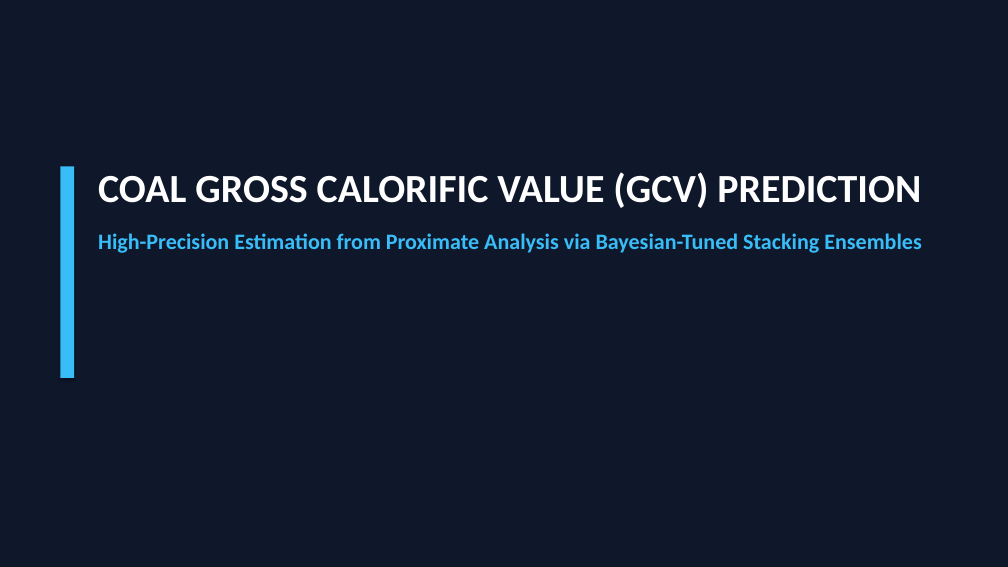
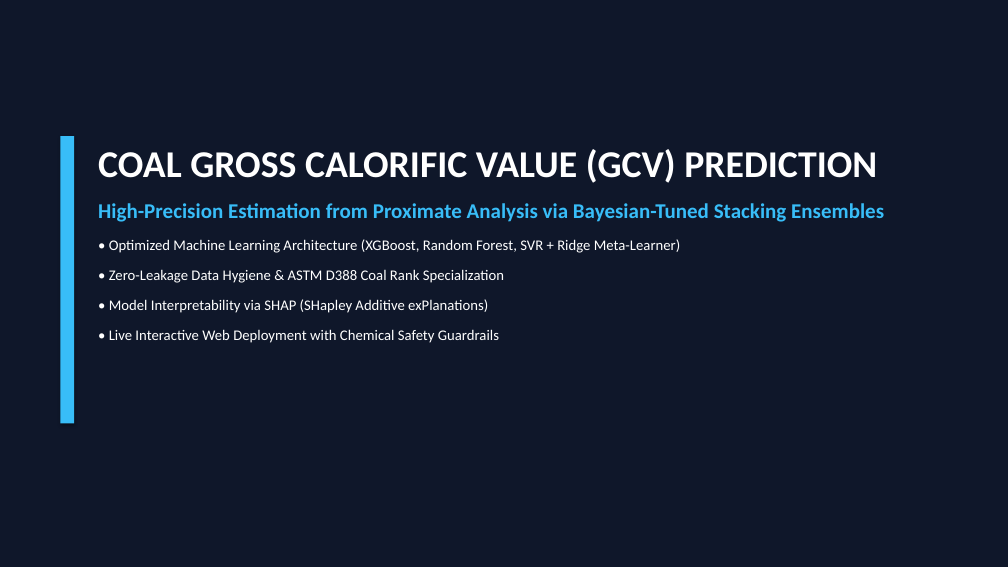
Before and after one commit to anurag-mitti/gcv_predictor, a slide deck: slide 1 of Coal_GCV_Prediction_Presentation.pptx. Drawn at 1008x567 pixels with LibreOffice and Linux fonts; fonts in the diff are those of the drawing. Boxes give left, top, right and bottom in pixels: in the first picture for what was removed or moved away, otherwise in the second. Text is boxed around its words. In the diff, an @@ line names an element or a change of style, - is before the commit and + after.

```diff
--- a/Coal_GCV_Prediction_Presentation.pptx
+++ b/Coal_GCV_Prediction_Presentation.pptx
@@ rectangle: place and size @@
-rectangle at box(60, 166, 74, 378)
+rectangle at box(60, 136, 74, 423)
@@ text "COAL GROSS CALORIFIC VALUE (GCV) ...": place and size @@
-text "COAL GROSS CALORIFIC VALUE (GCV) ..." at box(98, 172, 922, 253)
+text "COAL GROSS CALORIFIC VALUE (GCV) ..." at box(98, 149, 884, 343)
@@ text at box(98, 149, 884, 222): size 38 to 36 pt in "COAL GROSS CALORIFIC VALUE (GCV) PREDICTION"; size 21 to 20 pt in "High-Precision Estimation from Proximate Analysis via Bayesi ..."; less space between paragraphs @@
@@ text at box(109, 239, 680, 343): paragraph added @@
+• Optimized Machine Learning Architecture (XGBoost, Random Forest, SVR + Ridge Meta-Learner)
+• Zero-Leakage Data Hygiene & ASTM D388 Coal Rank Specialization
+• Model Interpretability via SHAP (SHapley Additive exPlanations)
+• Live Interactive Web Deployment with Chemical Safety Guardrails
```
Also in this commit, not shown: 2 other slides changed, 1 slide added, 1 slide removed, 3 other files.
